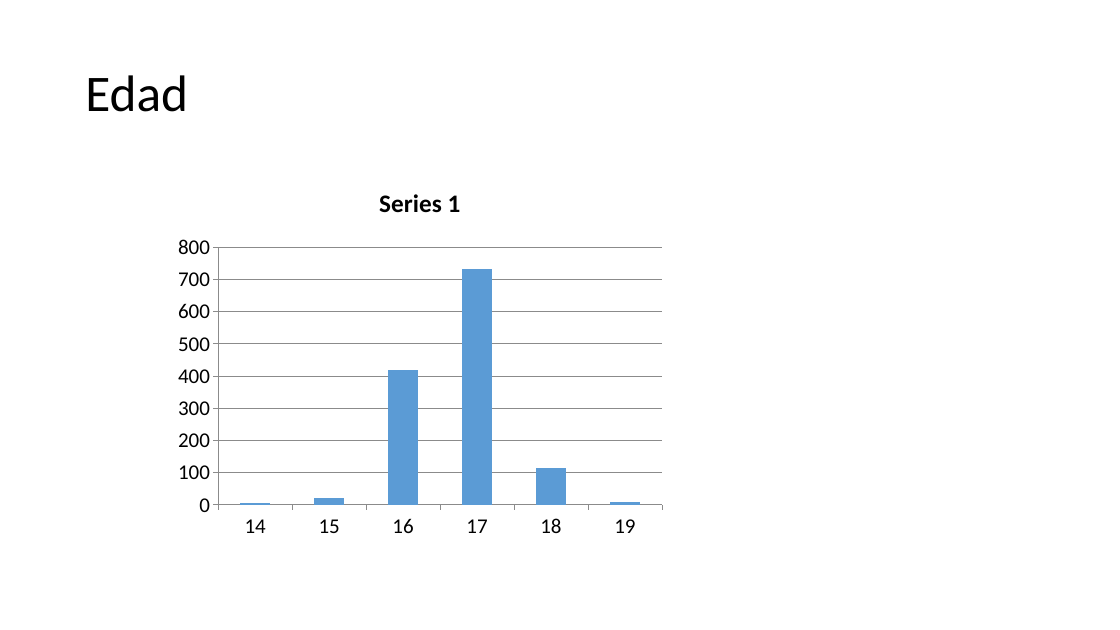
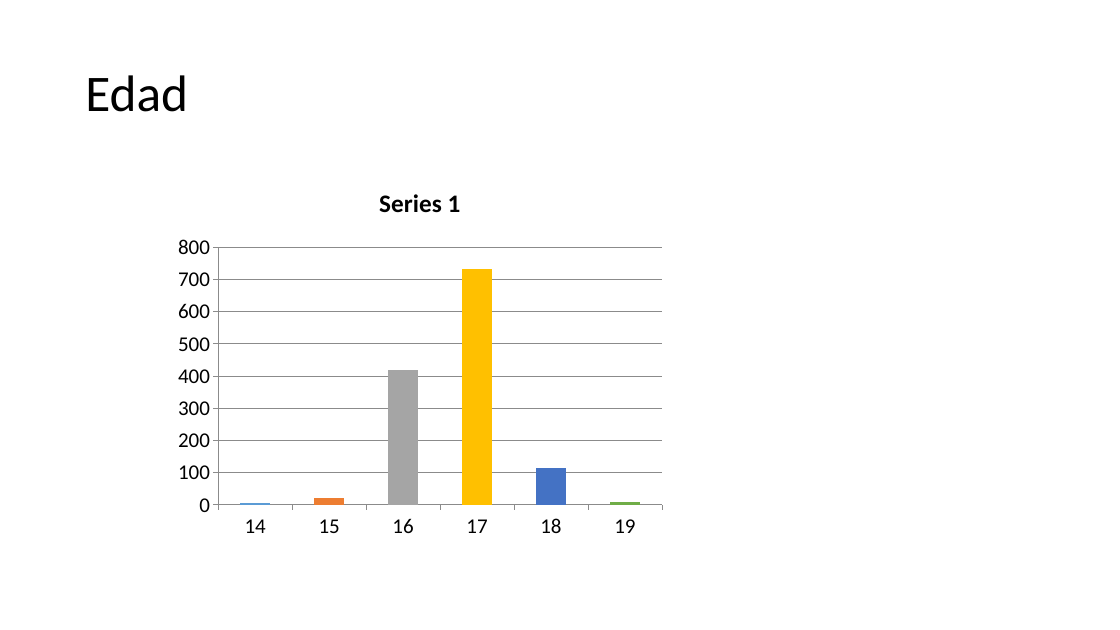
Before and after one commit to david-monroy/sistema-aid, a slide deck: slide 2 of sistemaaid/backend/ia/presentaciones/pruebapresentaciones.pptx. Drawn at 1120x630 pixels with LibreOffice and Linux fonts; fonts in the diff are those of the drawing. Boxes give left, top, right and bottom in pixels: in the first picture for what was removed or moved away, otherwise in the second. Text is boxed around its words. In the diff, an @@ line names an element or a change of style, - is before the commit and + after.

```diff
--- a/sistemaaid/backend/ia/presentaciones/pruebapresentaciones.pptx
+++ b/sistemaaid/backend/ia/presentaciones/pruebapresentaciones.pptx
@@ column chart at box(168, 168, 672, 546) @@
@@ colours of single points changed @@
@@ category axis changed @@
@@ bar spacing changed @@
```
Also in this commit, not shown: 1 slide added, 4 other files.
